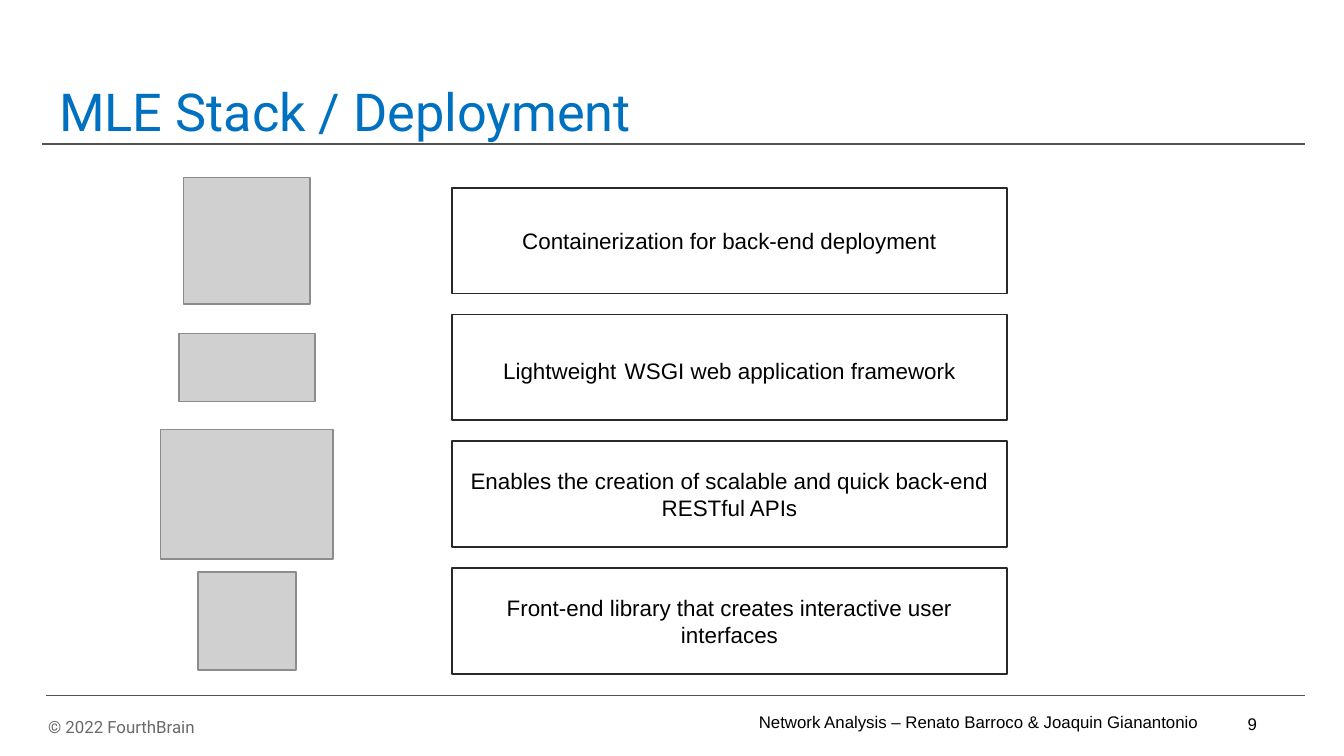
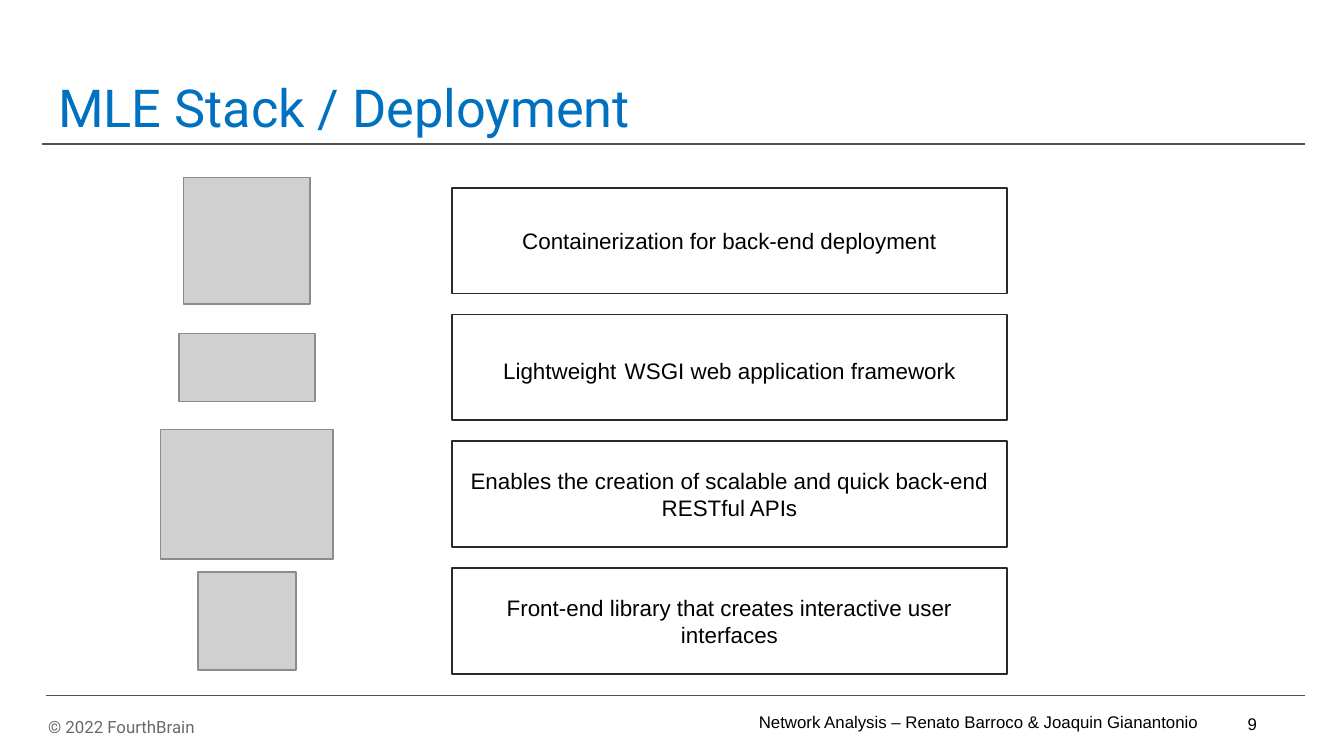
Before and after one commit to RBarroco/network-analytics-final, a slide deck: slide 10 of network-analytics-final/powerpoint/Network Analysis - MLE Capstone Presentation_v07.pptx. Drawn at 1344x756 pixels with LibreOffice and Linux fonts; fonts in the diff are those of the drawing; grey boxes stand for pictures; background and template pictures are left out. Boxes give left, top, right and bottom in pixels: in the first picture for what was removed or moved away, otherwise in the second. Text is boxed around its words. In the diff, an @@ line names an element or a change of style, - is before the commit and + after.

```diff
--- a/network-analytics-final/powerpoint/Network Analysis - MLE Capstone Presentation_v07.pptx
+++ b/network-analytics-final/powerpoint/Network Analysis - MLE Capstone Presentation_v07.pptx
@@ title "MLE Stack / Deployment": place and size @@
-title "MLE Stack / Deployment" at (59,91,630,142)
+title "MLE Stack / Deployment" at (58,87,629,138)
```
Also in this commit, not shown: 1 other slide changed.
